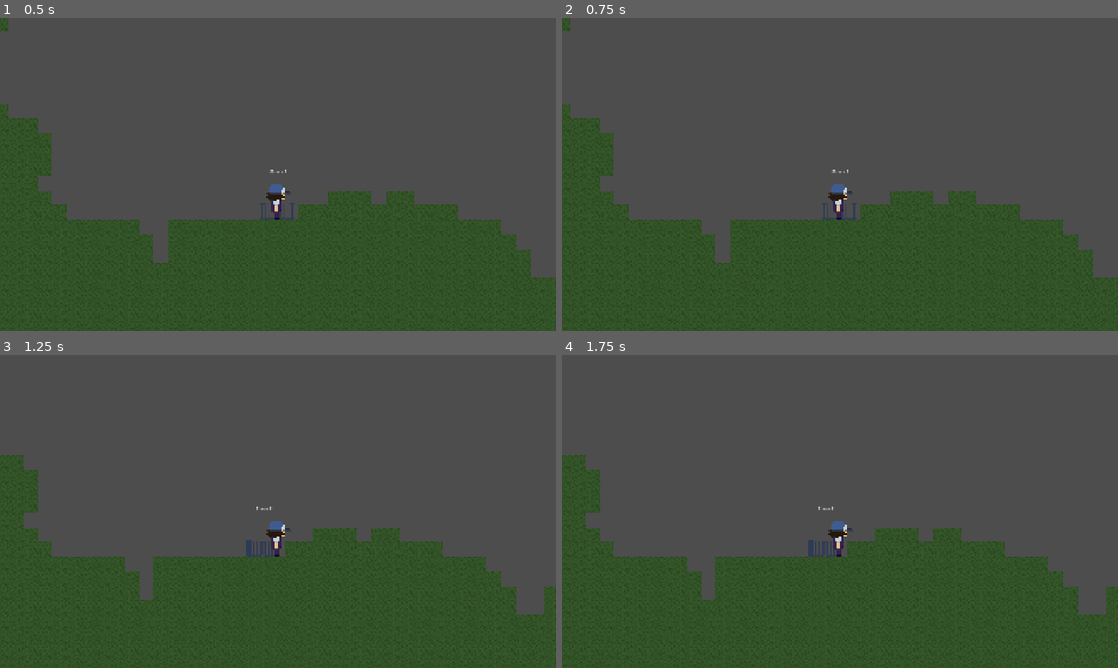
Above: before the commit, frames 1-4 (two rows, left to right).
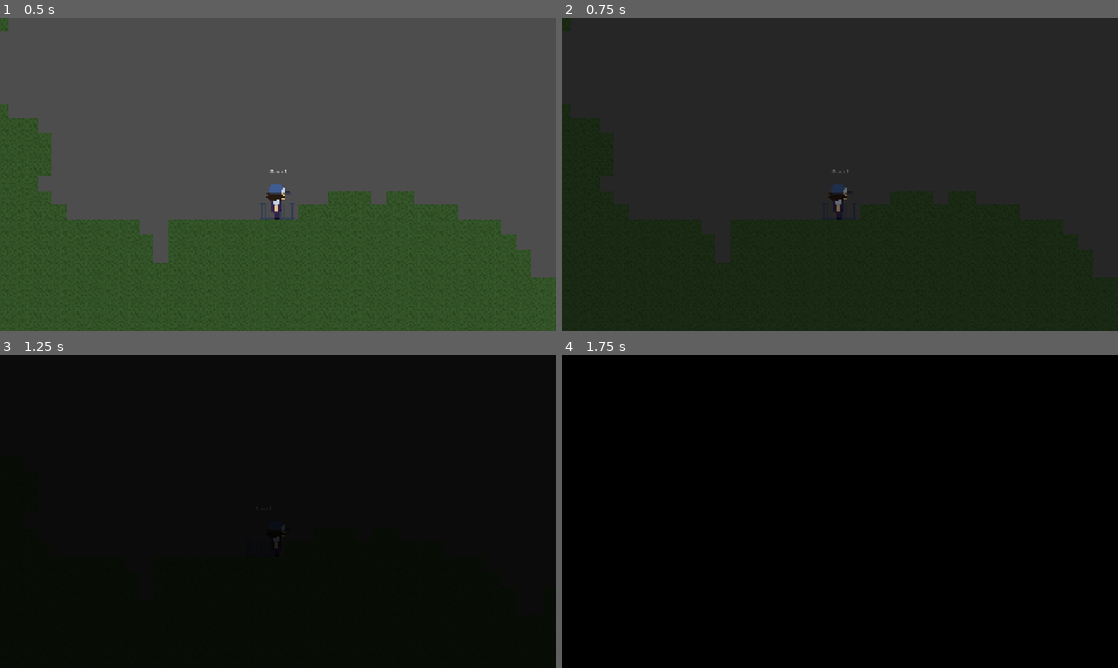
Above: after the commit, the same moments.

Repository: crysta-lynn/Fractured
Game: Godot game, scene res://scenes/game/game.tscn
The game is run twice, just before and just after one commit, with the same random seed, the same clock (stepped at 60 frames per second) and the same inputs.
Inputs:
- Up to frame 1 (0.5 s): no input
- Up to frame 2 (0.75 s): tap E (interact) at 0.5, 0.6 s; hold D (right) from 0.53 s (still down)
- Up to frame 3 (1.25 s): keep holding D (right); tap Space (jump) at 0.77 s
- Up to frame 4 (1.75 s): keep holding D (right); tap E (interact) at 1.25, 1.35 s; tap Space (jump) at 1.52 s

Frame 1 is identical in both runs. In frame 2, 100% of the frame differs, in the area x 0-100%, y 0-100%; in frame 3, 100%; in frame 4, 100%.

Commit message:
wip: fixing broken camera limiting

Diff:
--- a/scenes/game/game.gd
+++ b/scenes/game/game.gd
@@ -3,7 +3,6 @@
 @onready var fade = $CanvasLayer/screenFade
 @onready var camera = $player/Camera2D
 @onready var player = $player
-
 
 signal swap_req
 
--- a/scenes/game/game.tscn
+++ b/scenes/game/game.tscn
@@ -74,7 +74,6 @@
 script = ExtResource("4_kelw5")
 
 [node name="ColorRect" type="ColorRect" parent="CanvasLayer/screenFade" unique_id=2081394451]
-visible = false
 modulate = Color(1, 1, 1, 0)
 anchors_preset = 15
 anchor_right = 1.0
--- a/scenes/levels/rooms.gd
+++ b/scenes/levels/rooms.gd
@@ -2,16 +2,22 @@
 
 @onready var game = $"../.."
 @onready var room_area = $roomArea
-var room_bounds
+
+var room_bounds : Dictionary
+var is_active := false
 
 signal change_room(bounds)
 
 func _on_body_entered(body : Node2D):
 	if body is player:
+		is_active = true
 		room_bounds = room_area.get_room_bounds()
 		change_room.emit(room_bounds)
 
 func _on_swap_req():
+	if not is_active:
+		return
+
 	room_bounds = room_area.get_room_bounds()
 	change_room.emit(room_bounds)
 
